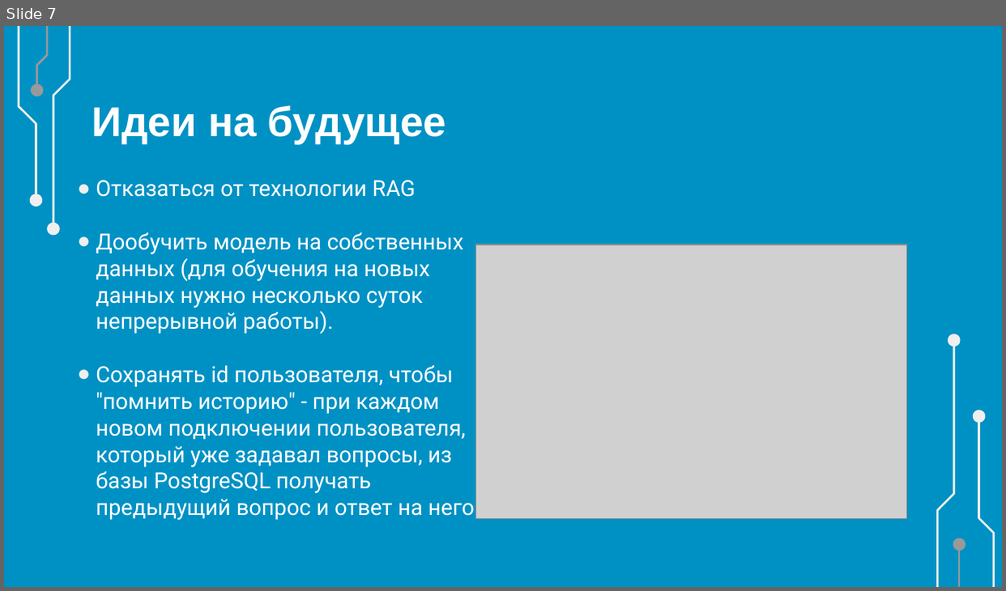
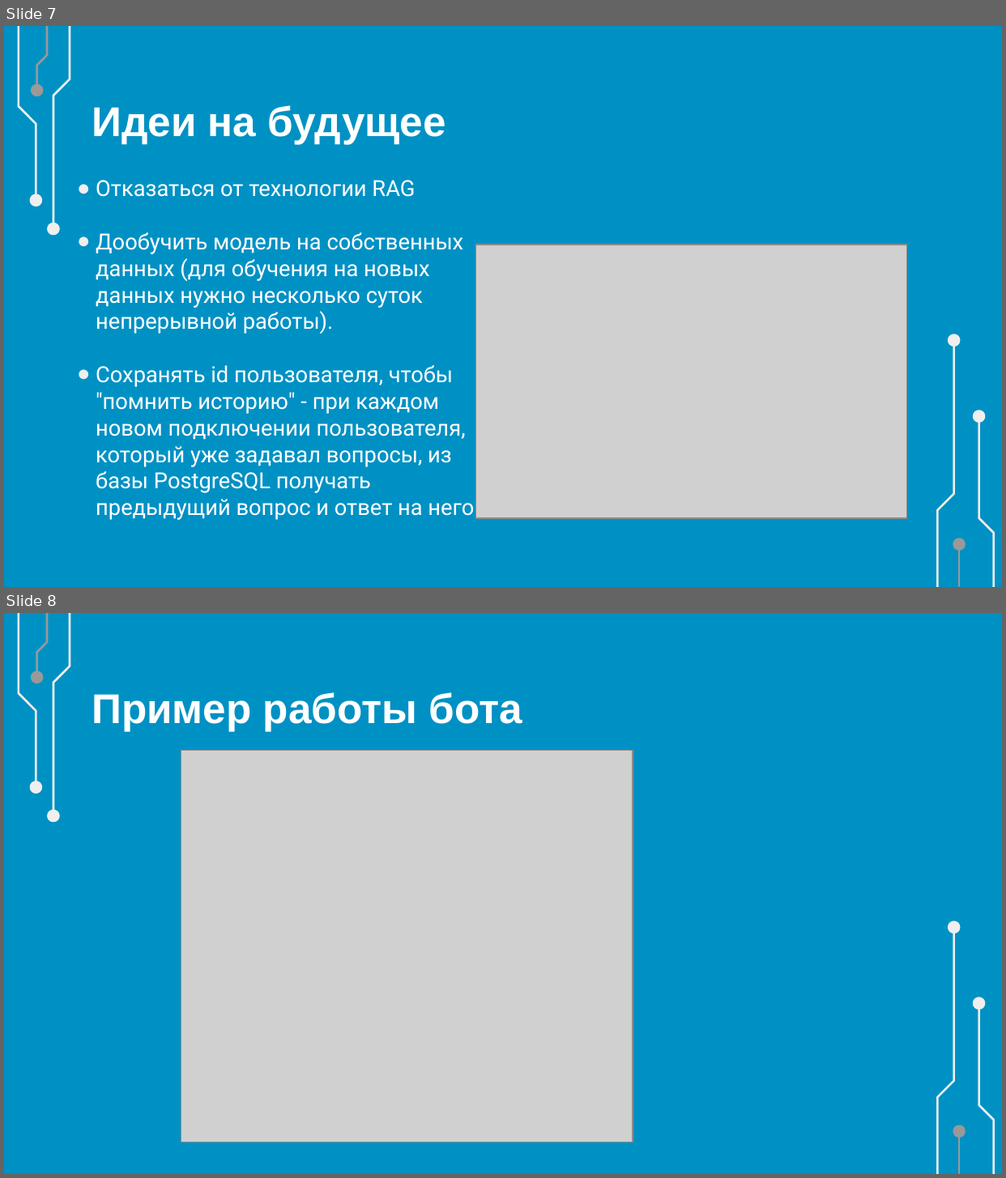
Before and after one commit to VladKhv/LDT, a slide deck: ЛЦТ през network 2.pptx. Shown one above the other, each under a label of ours: slide 7 before the commit, slides 7 and 8 after it. The pictures are 1006x591 and 1006x1178 pixels, drawn with LibreOffice and Linux fonts; fonts in the diff are those of the drawing; grey boxes stand for pictures; background and template pictures are left out. Boxes give left, top, right and bottom in pixels: in the first picture for what was removed or moved away, otherwise in the second. Text is boxed around its words. In the diff, an @@ line names an element or a change of style, - is before the commit and + after.

```diff
--- a/ЛЦТ през network 2.pptx
+++ b/ЛЦТ през network 2.pptx
@@ slide 8 added at (x1=4, y1=613, x2=1002, y2=1174), background picture (left out); not listed: 12 template elements that a slide beside it also shows @@
@@ title added at (x1=91, y1=692, x2=522, y2=731), 30 pt, text #FFFFFF, bold @@
+Пример работы бота
@@ picture added at (x1=181, y1=751, x2=633, y2=1142) @@
```
Also in this commit, not shown: 7 other slides changed.
